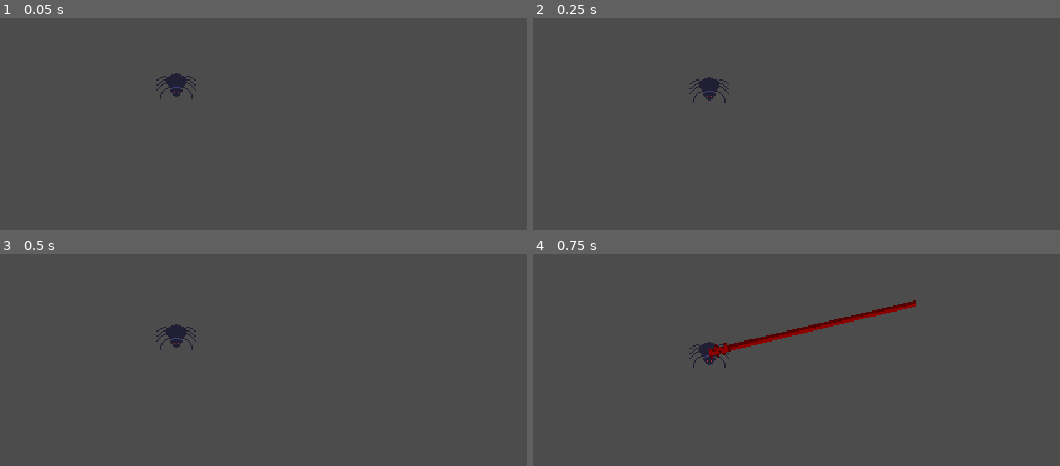
Above: before the commit, frames 1-4 (two rows, left to right).
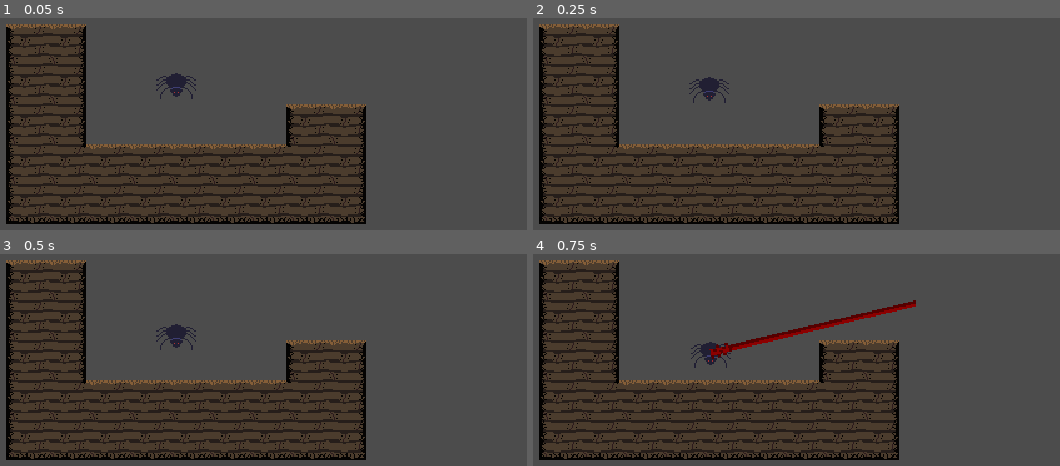
Above: after the commit, the same moments.

Repository: Heckin-Doggo/gmtk-game
Game: Godot game, scene res://levels/TestLevel.tscn
Same seed, same stepped clock (60 frames per second), same inputs: the game is played once before the commit and once after it.
Inputs (mouse positions are in pixels of both pictures, inside the frame that each line leads up to):
- Up to frame 1 (0.05 s): no input
- Up to frame 2 (0.25 s): no input
- Up to frame 3 (0.5 s): no input
- Up to frame 4 (0.75 s): move the mouse to (912, 302) at 0.52 s; click (912, 302) at 0.67 s

The runs differ from the first frame. In frame 1, 37% of the frame differs, in the area x 1-70%, y 2-98%; in frame 2, 37%; in frame 3, 37%; in frame 4, 38%.

Commit message:
extremely simple tileset

Diff:
--- a/game/Player.gd
+++ b/game/Player.gd
@@ -15,7 +15,7 @@
 		var hook_point = webhook.points[1]
 		var pull = hook_point - position
 		#adds that vector to the velocity
-		velocity = velocity + pull * DAMP
+		velocity = velocity + pull * 3
 
 	set_applied_force(velocity)
 
--- a/game/levels/TestLevel.tscn
+++ b/game/levels/TestLevel.tscn
@@ -1,23 +1,168 @@
-[gd_scene load_steps=3 format=2]
+[gd_scene load_steps=18 format=2]
 
 [ext_resource path="res://scenes/Player.tscn" type="PackedScene" id=1]
+[ext_resource path="res://assets/tilesets/WoodTileset.png" type="Texture" id=2]
 
-[sub_resource type="RectangleShape2D" id=1]
-extents = Vector2( 145.792, 63.3894 )
+[sub_resource type="ConvexPolygonShape2D" id=1]
+points = PoolVector2Array( 32, 32, 0, 32, 0, 0, 32, 0 )
+
+[sub_resource type="ConvexPolygonShape2D" id=2]
+points = PoolVector2Array( 32, 32, 0, 32, 0, 0, 32, 0 )
+
+[sub_resource type="ConvexPolygonShape2D" id=3]
+points = PoolVector2Array( 32, 32, 0, 32, 0, 0, 32, 0 )
+
+[sub_resource type="ConvexPolygonShape2D" id=4]
+points = PoolVector2Array( 32, 32, 0, 32, 0, 0, 32, 0 )
+
+[sub_resource type="ConvexPolygonShape2D" id=5]
+points = PoolVector2Array( 32, 32, 0, 32, 0, 0, 32, 0 )
+
+[sub_resource type="ConvexPolygonShape2D" id=6]
+points = PoolVector2Array( 32, 32, 0, 32, 0, 0, 32, 0 )
+
+[sub_resource type="ConvexPolygonShape2D" id=7]
+points = PoolVector2Array( 32, 32, 0, 32, 0, 0, 32, 0 )
+
+[sub_resource type="ConvexPolygonShape2D" id=8]
+points = PoolVector2Array( 32, 32, 0, 32, 0, 0, 32, 0 )
+
+[sub_resource type="ConvexPolygonShape2D" id=9]
+points = PoolVector2Array( 32, 32, 0, 32, 0, 0, 32, 0 )
+
+[sub_resource type="ConvexPolygonShape2D" id=10]
+points = PoolVector2Array( 32, 32, 0, 32, 0, 0, 32, 0 )
+
+[sub_resource type="ConvexPolygonShape2D" id=11]
+points = PoolVector2Array( 32, 32, 0, 32, 0, 0, 32, 0 )
+
+[sub_resource type="ConvexPolygonShape2D" id=12]
+points = PoolVector2Array( 32, 32, 0, 32, 0, 0, 32, 0 )
+
+[sub_resource type="ConvexPolygonShape2D" id=13]
+points = PoolVector2Array( 32, 32, 0, 32, 0, 32, 32, 32 )
+
+[sub_resource type="ConvexPolygonShape2D" id=14]
+points = PoolVector2Array( 32, 32, 0, 32, 0, 0, 32, 0 )
+
+[sub_resource type="TileSet" id=15]
+0/name = "WoodTileset.png 0"
+0/texture = ExtResource( 2 )
+0/tex_offset = Vector2( 0, 0 )
+0/modulate = Color( 1, 1, 1, 1 )
+0/region = Rect2( 0, 0, 160, 96 )
+0/tile_mode = 1
+0/autotile/bitmask_mode = 1
+0/autotile/bitmask_flags = [ Vector2( 0, 0 ), 432, Vector2( 0, 1 ), 438, Vector2( 0, 2 ), 54, Vector2( 1, 0 ), 504, Vector2( 1, 1 ), 511, Vector2( 1, 2 ), 63, Vector2( 2, 0 ), 216, Vector2( 2, 1 ), 219, Vector2( 2, 2 ), 27, Vector2( 3, 0 ), 255, Vector2( 3, 1 ), 507, Vector2( 4, 0 ), 447, Vector2( 4, 1 ), 510 ]
+0/autotile/icon_coordinate = Vector2( 0, 0 )
+0/autotile/tile_size = Vector2( 32, 32 )
+0/autotile/spacing = 0
+0/autotile/occluder_map = [  ]
+0/autotile/navpoly_map = [  ]
+0/autotile/priority_map = [  ]
+0/autotile/z_index_map = [  ]
+0/occluder_offset = Vector2( 0, 0 )
+0/navigation_offset = Vector2( 0, 0 )
+0/shape_offset = Vector2( 0, 0 )
+0/shape_transform = Transform2D( 1, 0, 0, 1, 0, 0 )
+0/shape = SubResource( 1 )
+0/shape_one_way = false
+0/shape_one_way_margin = 1.0
+0/shapes = [ {
+"autotile_coord": Vector2( 0, 0 ),
+"one_way": false,
+"one_way_margin": 1.0,
+"shape": SubResource( 1 ),
+"shape_transform": Transform2D( 1, 0, 0, 1, 0, 0 )
+}, {
+"autotile_coord": Vector2( 1, 0 ),
+"one_way": false,
+"one_way_margin": 1.0,
+"shape": SubResource( 2 ),
+"shape_transform": Transform2D( 1, 0, 0, 1, 0, 0 )
+}, {
+"autotile_coord": Vector2( 2, 0 ),
+"one_way": false,
+"one_way_margin": 1.0,
+"shape": SubResource( 3 ),
+"shape_transform": Transform2D( 1, 0, 0, 1, 0, 0 )
+}, {
+"autotile_coord": Vector2( 3, 0 ),
+"one_way": false,
+"one_way_margin": 1.0,
+"shape": SubResource( 4 ),
+"shape_transform": Transform2D( 1, 0, 0, 1, 0, 0 )
+}, {
+"autotile_coord": Vector2( 4, 0 ),
+"one_way": false,
+"one_way_margin": 1.0,
+"shape": SubResource( 5 ),
+"shape_transform": Transform2D( 1, 0, 0, 1, 0, 0 )
+}, {
+"autotile_coord": Vector2( 4, 1 ),
+"one_way": false,
+"one_way_margin": 1.0,
+"shape": SubResource( 6 ),
+"shape_transform": Transform2D( 1, 0, 0, 1, 0, 0 )
+}, {
+"autotile_coord": Vector2( 3, 1 ),
+"one_way": false,
+"one_way_margin": 1.0,
+"shape": SubResource( 7 ),
+"shape_transform": Transform2D( 1, 0, 0, 1, 0, 0 )
+}, {
+"autotile_coord": Vector2( 2, 1 ),
+"one_way": false,
+"one_way_margin": 1.0,
+"shape": SubResource( 8 ),
+"shape_transform": Transform2D( 1, 0, 0, 1, 0, 0 )
+}, {
+"autotile_coord": Vector2( 1, 1 ),
+"one_way": false,
+"one_way_margin": 1.0,
+"shape": SubResource( 9 ),
+"shape_transform": Transform2D( 1, 0, 0, 1, 0, 0 )
+}, {
+"autotile_coord": Vector2( 0, 1 ),
+"one_way": false,
+"one_way_margin": 1.0,
+"shape": SubResource( 10 ),
+"shape_transform": Transform2D( 1, 0, 0, 1, 0, 0 )
+}, {
+"autotile_coord": Vector2( 0, 2 ),
+"one_way": false,
+"one_way_margin": 1.0,
+"shape": SubResource( 11 ),
+"shape_transform": Transform2D( 1, 0, 0, 1, 0, 0 )
+}, {
+"autotile_coord": Vector2( 1, 2 ),
+"one_way": false,
+"one_way_margin": 1.0,
+"shape": SubResource( 12 ),
+"shape_transform": Transform2D( 1, 0, 0, 1, 0, 0 )
+}, {
+"autotile_coord": Vector2( 2, 2 ),
+"one_way": false,
+"one_way_margin": 1.0,
+"shape": SubResource( 13 ),
+"shape_transform": Transform2D( 1, 0, 0, 1, 0, 0 )
+}, {
+"autotile_coord": Vector2( 2, 2 ),
+"one_way": false,
+"one_way_margin": 1.0,
+"shape": SubResource( 14 ),
+"shape_transform": Transform2D( 1, 0, 0, 1, 0, 0 )
+} ]
+0/z_index = 0
 
 [node name="TestLevel" type="Node2D"]
 
 [node name="Player" parent="." instance=ExtResource( 1 )]
 position = Vector2( 296, 176 )
+mode = 2
 
-[node name="StaticBody2D" type="StaticBody2D" parent="."]
-
-[node name="CollisionShape2D" type="CollisionShape2D" parent="StaticBody2D"]
-position = Vector2( 195.943, 401.922 )
-shape = SubResource( 1 )
-
-[node name="StaticBody2D2" type="StaticBody2D" parent="."]
-
-[node name="CollisionShape2D" type="CollisionShape2D" parent="StaticBody2D2"]
-position = Vector2( 485.538, 325.595 )
-shape = SubResource( 1 )
+[node name="TileMap" type="TileMap" parent="."]
+tile_set = SubResource( 15 )
+cell_size = Vector2( 32, 32 )
+format = 1
+tile_data = PoolIntArray( 262149, 0, 0, 262150, 0, 2, 327685, 0, 65536, 327686, 0, 65538, 393221, 0, 65536, 393222, 0, 65538, 393228, 0, 0, 393229, 0, 2, 458757, 0, 65536, 458758, 0, 65539, 458759, 0, 1, 458760, 0, 1, 458761, 0, 1, 458762, 0, 1, 458763, 0, 1, 458764, 0, 65540, 458765, 0, 65538, 524293, 0, 131072, 524294, 0, 131073, 524295, 0, 131073, 524296, 0, 131073, 524297, 0, 131073, 524298, 0, 131073, 524299, 0, 131073, 524300, 0, 131073, 524301, 0, 131074 )
Binary file added: game/assets/tilesets/WoodTileset.png
Not shown, added: game/assets/tilesets/WoodTileset.png.import
